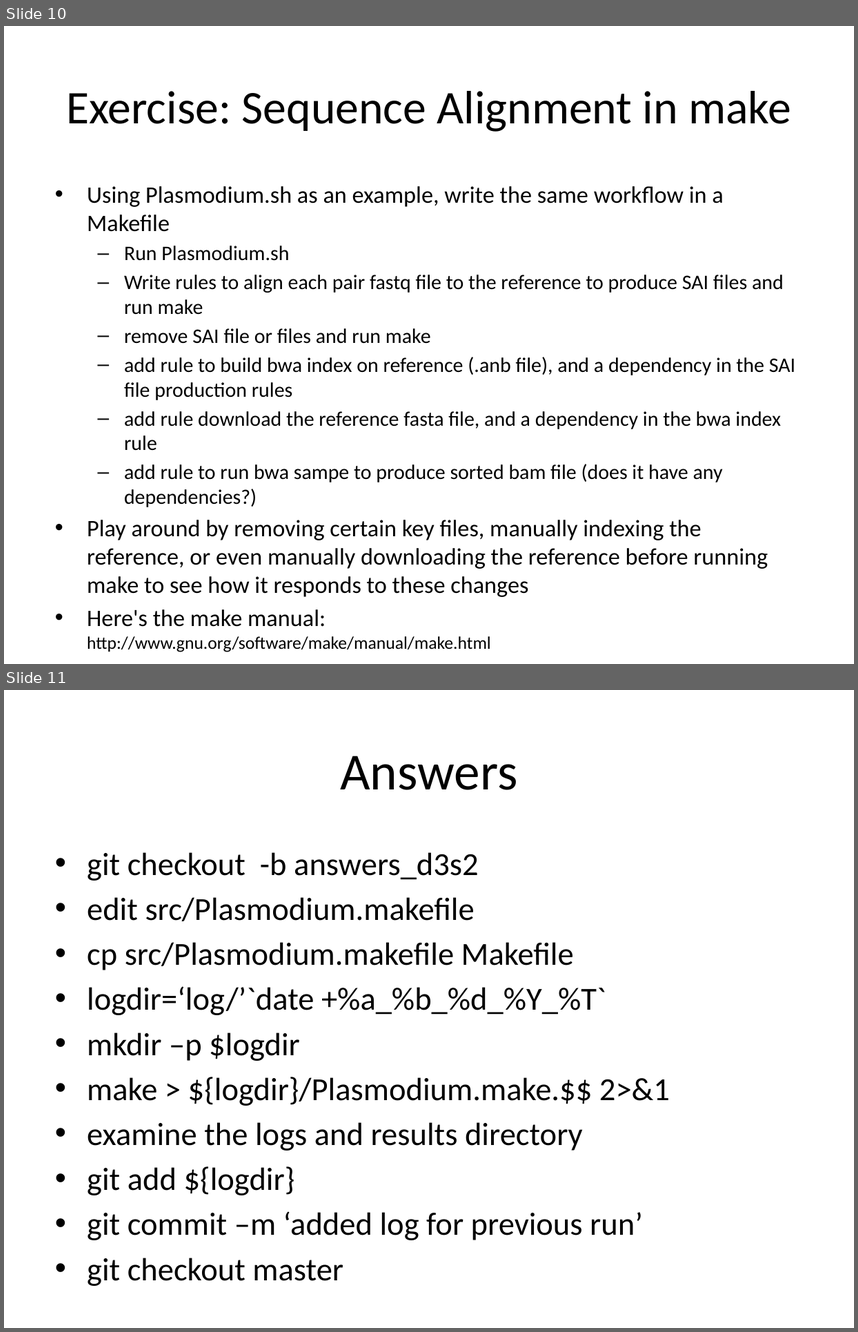
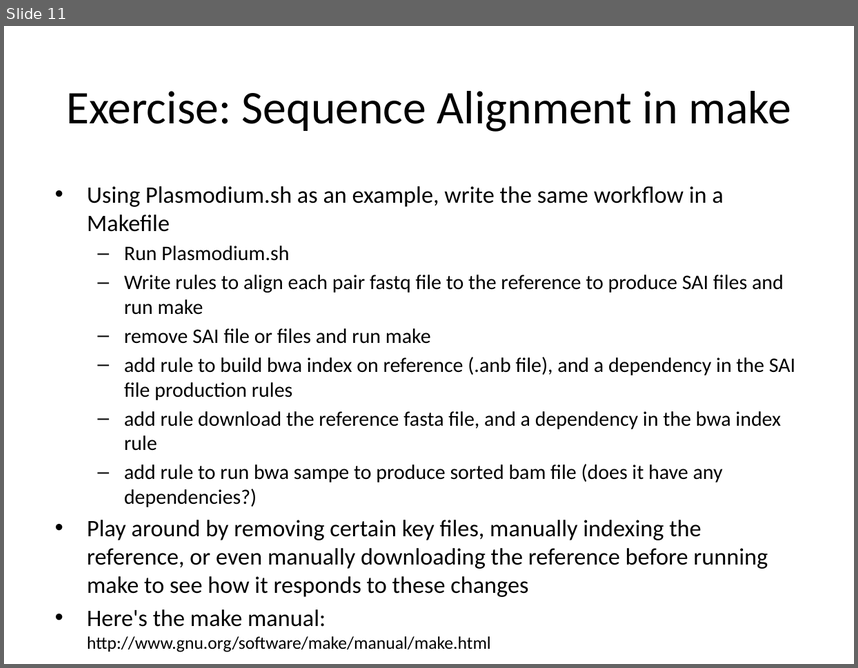
Before and after one commit to rvosa/ngs-workflows, a slide deck: doc/slides/day3/session2/Make.pptx. Shown one above the other, each under a label of ours: slides 10 and 11 before the commit, slide 11 after it. The pictures are 858x1332 and 858x668 pixels, drawn with LibreOffice and Linux fonts; fonts in the diff are those of the drawing. Boxes give left, top, right and bottom in pixels: in the first picture for what was removed or moved away, otherwise in the second. Text is boxed around its words. In the diff, an @@ line names an element or a change of style, - is before the commit and + after.

```diff
--- a/doc/slides/day3/session2/Make.pptx
+++ b/doc/slides/day3/session2/Make.pptx
@@ slide 11 removed at [4,690,854,1328], background #FFFFFF @@
@@ title removed at [340,756,517,790] @@
-Answers
@@ text removed at [87,852,670,1240] @@
-• git checkout -b answers_d3s2
-• edit src/Plasmodium.makefile
-• cp src/Plasmodium.makefile Makefile
-• logdir=‘log/’`date +%a_%b_%d_%Y_%T`
-• mkdir –p $logdir
-• make > ${logdir}/Plasmodium.make.$$ 2>&1
-• examine the logs and results directory
-• git add ${logdir}
-• git commit –m ‘added log for previous run’
-• git checkout master
@@ what was slide 10 is now slide 11 @@
```
Also in this commit, not shown: 5 slides changed, 1 slide added, 3 other files.
